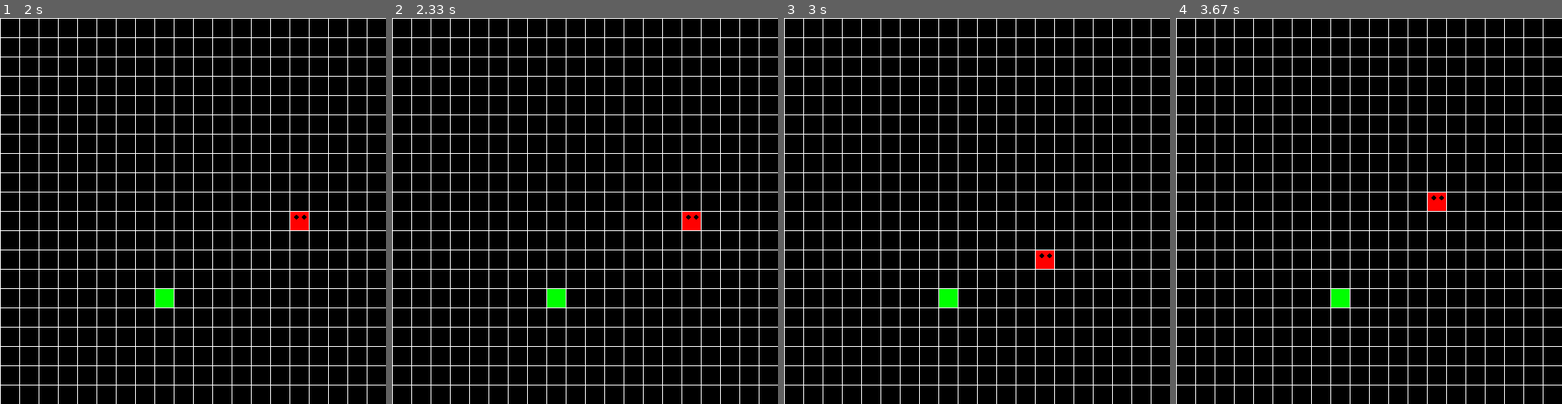
Above: before the commit, frames 1-4 (left to right).
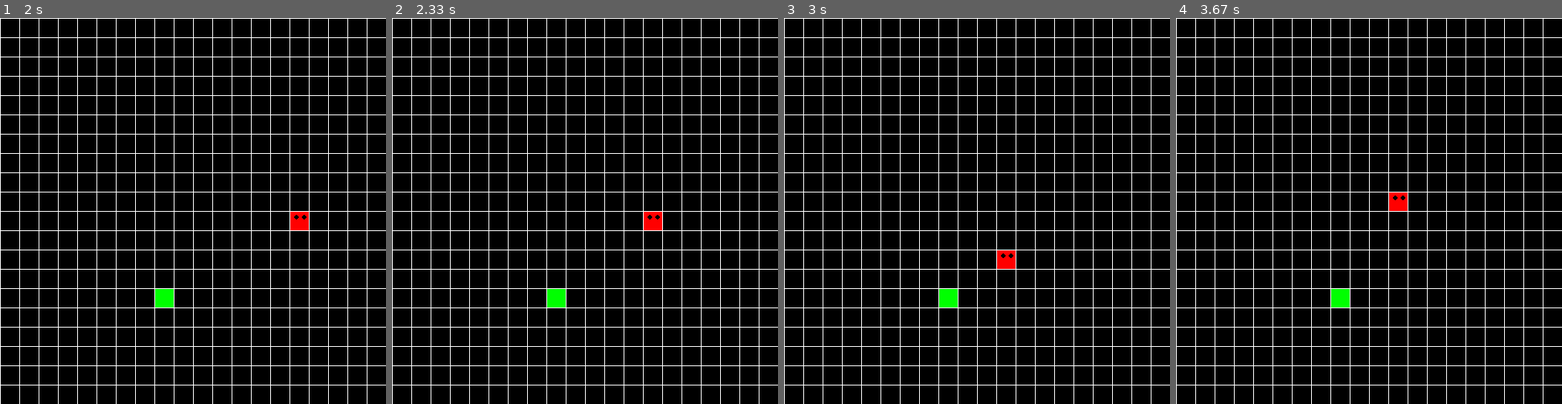
Above: after the commit, the same moments.

Repository: Jakub93-vim/PyGame
Game: pygame game, started from SnakeGame.py
The game is run twice, just before and just after one commit, with the same random seed, the same clock (stepped at 60 frames per second) and the same inputs.
Inputs:
- Up to frame 1 (2 s): hold Right 0.33-0.8 s; hold Up 0.83-1.17 s; hold Right 1.2-1.67 s; hold Left from 1.7 s (still down)
- Up to frame 2 (2.33 s): release Left at 2.23 s; hold Down from 2.27 s (still down)
- Up to frame 3 (3 s): release Down at 2.67 s; hold Left from 2.7 s (still down)
- Up to frame 4 (3.67 s): release Left at 3.1 s; hold Up 3.13-3.53 s; hold Right from 3.57 s (still down)

Frame 1 is identical in both runs. In frame 2, 0.4% of the frame differs, in the area x 65-80%, y 50-55%; in frame 3, 0.4%; in frame 4, 0.4%.

Commit message:
loop for more body parts

Diff:
--- a/SnakeGame.py
+++ b/SnakeGame.py
@@ -77,10 +77,11 @@
 
         for body_position, body_part in enumerate(self.body):
             position = body_part.pos[:]
-            print (body_part.pos[0])
             if position in self.turns:
                 turn = self.turns[position]
                 body_part.move(turn[0],turn[1])
+                if body_position == len(self.body)-1:
+                    self.turns.pop(position)
             else:
                 if body_part.pos[0] <= 1 and body_part.dirnx == -1:
                     body_part.pos = (body_part.rows,body_part.pos[1])
